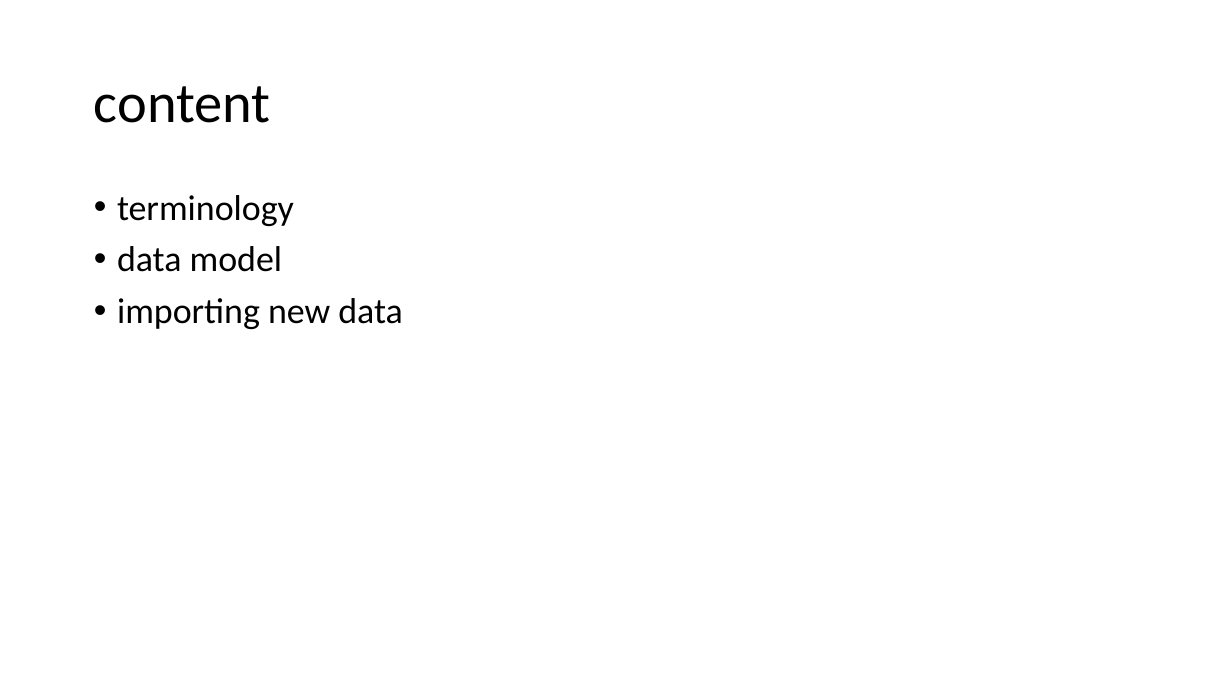
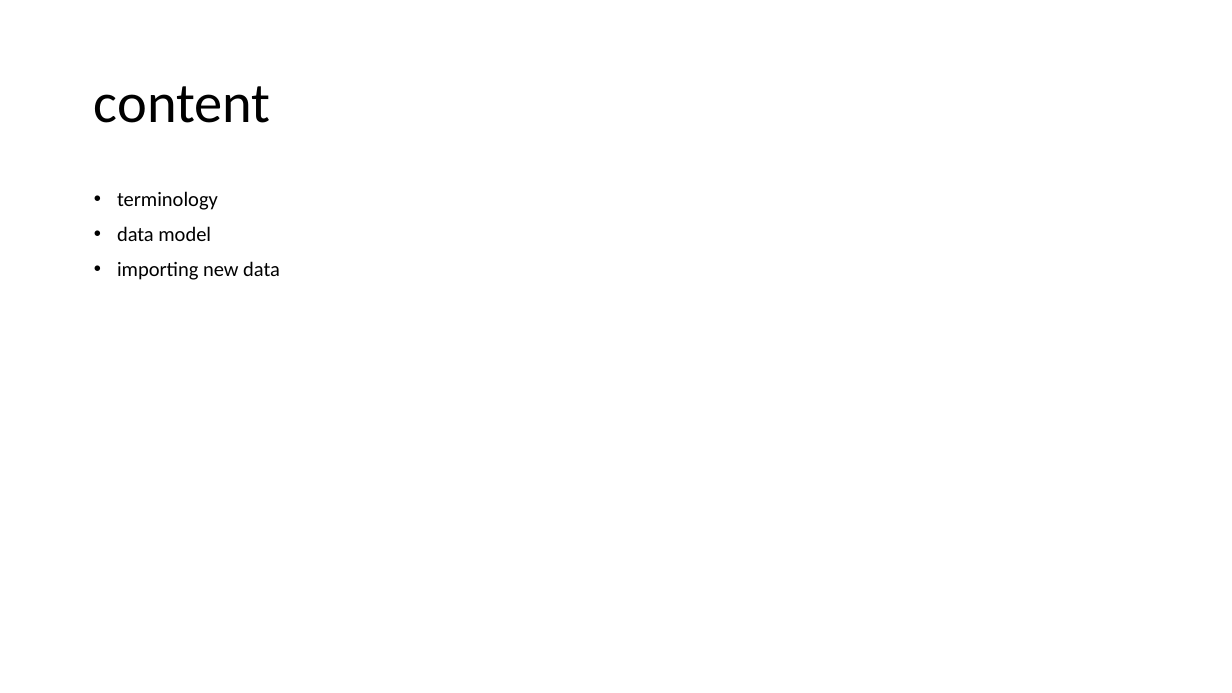
Before and after one commit to jorritvm/stocks_dashboard, a slide deck: slide 2 of doc/stock_dashboard_documentation.pptx. Drawn at 1232x693 pixels with LibreOffice and Linux fonts; fonts in the diff are those of the drawing. Boxes give left, top, right and bottom in pixels: in the first picture for what was removed or moved away, otherwise in the second. Text is boxed around its words. In the diff, an @@ line names an element or a change of style, - is before the commit and + after.

```diff
--- a/doc/stock_dashboard_documentation.pptx
+++ b/doc/stock_dashboard_documentation.pptx
@@ text "terminology" at bbox=[117, 191, 280, 280]: size 28 to 16 pt @@
```
Also in this commit, not shown: 3 other slides changed, 2 slides added, 1 slide removed, 7 other files.
